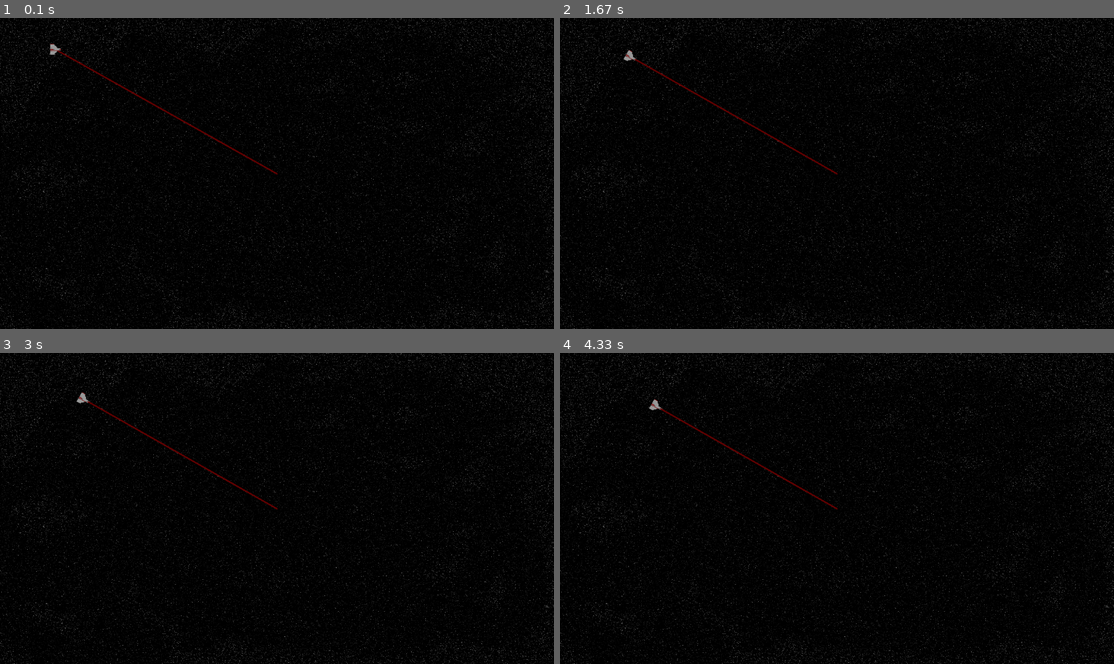
Above: before the commit, frames 1-4 (two rows, left to right).
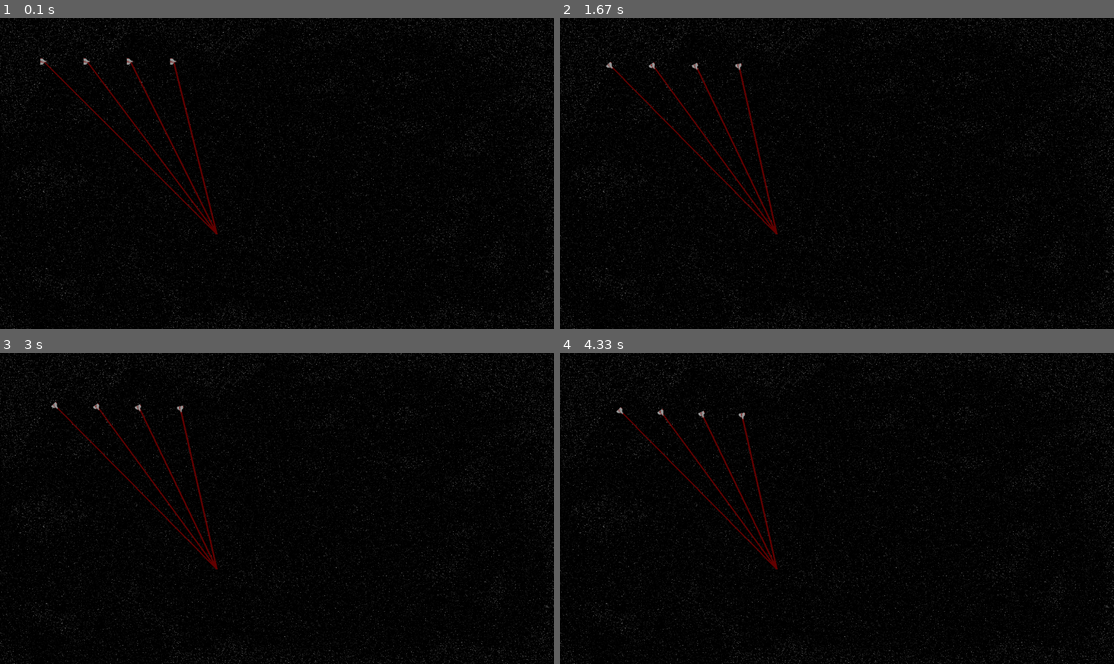
Above: after the commit, the same moments.

Repository: landandair/Drone_Commander
Game: pygame game, started from Game_Code/Main.py
Same seed, same stepped clock (60 frames per second), same inputs: the game is played once before the commit and once after it.
Inputs:
- Up to frame 1 (0.1 s): no input
- Up to frame 2 (1.67 s): no input
- Up to frame 3 (3 s): no input
- Up to frame 4 (4.33 s): no input

The runs differ from the first frame. In frame 1, 1.2% of the frame differs, in the area x 7-51%, y 8-70%; in frame 2, 1.1%; in frame 3, 1.1%; in frame 4, 1.0%.

Commit message:
Added data array and ways to modify it

Diff:
--- a/Game_Code/Airplane_Code.py
+++ b/Game_Code/Airplane_Code.py
@@ -6,10 +6,10 @@
 from Airplane_Control import PlaneController
 
 
-class FakePlane(sprite.Sprite):
+class Plane(sprite.Sprite):
     """Simulate Flight Characteristics and control system for autopilot"""
 
-    def __init__(self, screen_size, Controller: PlaneController):
+    def __init__(self, screen_size, Controller: PlaneController, zoom=1):
         """Inputs:
         - Start_Pos[Home Point in Meters(x,y)]
         - f_trans[Transfer Function f(x,y) Between meter cords and pixel Cords]
@@ -19,13 +19,13 @@
         self.has_signal = True
         # Disp Params
         self.og_image = pg.image.load('Assets/Plane.png')
-        self.og_image = pg.transform.scale(self.og_image, np.array(self.og_image.get_size())/1.2)
+        self.og_image = pg.transform.scale(self.og_image, np.array(self.og_image.get_size())*zoom)
         self.image = self.og_image
         self.rect = self.image.get_rect()
         self.rect.center = Controller.home
         self.screen_size = screen_size
         # Flight Characteristics(scuffed)
-        self.speed = .02 * screen_size[0]  # pixels/sec
+        self.speed = .02 * screen_size[0] * zoom  # pixels/sec
         self.theta = 0.  # Yaw angle
         self.plane_velocity = np.array((self.speed, 0.))
         self.pos = Controller.home
@@ -49,6 +49,10 @@
         - Apply Controls to Plane"""
         d_theta = self.controller.get_command(self.pos, self.theta)
         self.theta += d_theta*self.dt
+        if self.theta >= 2*np.pi:
+            self.theta -= 2*np.pi
+        elif self.theta < 0:
+            self.theta += 2*np.pi
 
     def do_physics(self):
         """Handles Physics increments"""
--- a/Game_Code/Airplane_Control.py
+++ b/Game_Code/Airplane_Control.py
@@ -24,12 +24,9 @@
     def get_controller_input(self, pos, angle):
         self.d_target = self.target - pos
         self.t_theta = np.arctan2(-self.d_target[1], self.d_target[0])
-        if np.sqrt(sum(self.d_target**2))<100:
-            heading_error=0
-        else:
-            heading_error = self.determine_heading_error(angle)  # Angle in Radians
+        heading_error = self.determine_heading_error(angle)  # Angle in Radians
         ret = heading_error*self.gain
-        lim = 1.5
+        lim = 1
         if abs(ret) > lim:
             ret = lim*ret/abs(ret)
         return ret  # Throttle and Control Surface Commands
@@ -49,10 +46,10 @@
             self.t_theta += 2*np.pi
         if theta < 0:
             theta += 2*np.pi
-        anti_t = self.t_theta - np.pi
-        if self.t_theta > theta > anti_t:
-            # Left
-            dtheta = self.t_theta - theta
-        else:  # Right
-            dtheta = self.t_theta-2*np.pi - theta
-        return dtheta
+        dt_theta = self.t_theta - theta
+        if dt_theta<0:
+            dt_theta += 2*np.pi
+
+        if dt_theta > np.pi:
+            dt_theta = -(dt_theta - np.pi)
+        return dt_theta
--- a/Game_Code/Sim_Window.py
+++ b/Game_Code/Sim_Window.py
@@ -1,6 +1,6 @@
 """Holds Code that handles the content of the window as well as containing all of the pygame sprite groups needed
 for the sim"""
-from Airplane_Code import FakePlane
+from Airplane_Code import Plane
 from Airplane_Control import PlaneController
 import pygame as pg
 import Pygame_Tools as Tool
@@ -10,12 +10,10 @@
 
 class MainWindow:
     def __init__(self):
-        waypoint = np.array((.5, .5))
+        self.zoom = .5
         # Screen Setup
         self.h_w = 9/16  # height to width Ratio
-        pg.display.init()
         self.monitor_size = np.array((pg.display.Info().current_w, pg.display.Info().current_h))
-
         if self.monitor_size[0] * self.h_w > self.monitor_size[1]:
             self.w = self.monitor_size[1]/self.h_w
         else:
@@ -23,6 +21,7 @@
         self.h = self.w * self.h_w
 
         self.screen = pg.display.set_mode((0, 0), pg.FULLSCREEN)
+
         # Turns 0-1 cords into pixel cords
         self.f_real_xy = lambda xy: np.array((xy[0]*self.w + (self.monitor_size[0]-self.w),
                                             xy[1]*self.h + (self.monitor_size[1]-self.h)))
@@ -32,10 +31,18 @@
         back.rect.center = self.monitor_size/2
         self.background.add(back)
 
+        # Objects
+        self.obj_dict = {}
+        self.obj_array = np.array(())
+        self.plane_list = []
         self.planes = pg.sprite.Group()
-        controller = PlaneController(self.f_real_xy(waypoint), self.f_real_xy(np.array((.1, .1))))
-        plane = FakePlane(self.monitor_size, controller)
-        self.planes.add(plane)
+        self.fort_beac = pg.sprite.Group()
+        self.enemies = pg.sprite.Group()
+        self.bullets = pg.sprite.Group()
+        self.bombs = pg.sprite.Group()
+        self.explosions = pg.sprite.Group()
+        # Load values for first level
+        self.load_from_file('file')
         # Misc Vars
         self.clock = pg.time.Clock()
         self.pause = False
@@ -79,3 +86,43 @@
         for plane in self.planes:
             if plane.has_signal:
                 pg.draw.line(self.screen, line_color, plane.controller.target, plane.controller.last_pos, width=4)
+
+    def load_from_file(self, file_name):
+        # [type, hop, x, y, closest x, closest y]
+        self.obj_dict = {}
+        self.plane_list = []
+        self.planes = pg.sprite.Group()
+        self.fort_beac = pg.sprite.Group()
+        self.enemies = pg.sprite.Group()
+        self.bullets = pg.sprite.Group()
+        self.bombs = pg.sprite.Group()
+        self.explosions = pg.sprite.Group()
+        self.obj_array = np.array(((1, 90, 100, 100, 500, 500),
+                                   (1, 90, 200, 100, 500, 500),
+                                   (1, 90, 300, 100, 500, 500),
+                                   (1, 90, 400, 100, 500, 500)),
+                                  dtype=float)
+        for i, row in enumerate(self.obj_array):
+            if row[0] == 1:
+                controller = PlaneController(row[4:], row[2:4])
+                obj = Plane(self.monitor_size, controller, zoom=self.zoom)
+                self.planes.add(obj)
+                self.plane_list.append(obj)
+            else:
+                controller = PlaneController(row[4:], row[2:4])
+                obj = Plane(self.monitor_size, controller, zoom=self.zoom)
+                self.planes.add(obj)
+                self.plane_list.append(obj)
+            self.obj_dict[obj] = i
+
+    def remove_obj(self, obj):
+        index = self.obj_dict[obj]
+        for key in self.obj_dict:
+            if self.obj_dict[key]>index:
+                self.obj_dict[key] -= 1
+
+        self.plane_list.remove(obj)
+        self.obj_dict.pop(obj)
+        self.obj_array = np.delete(self.obj_array, index)
+        print(self.obj_dict)
+        obj.kill()
